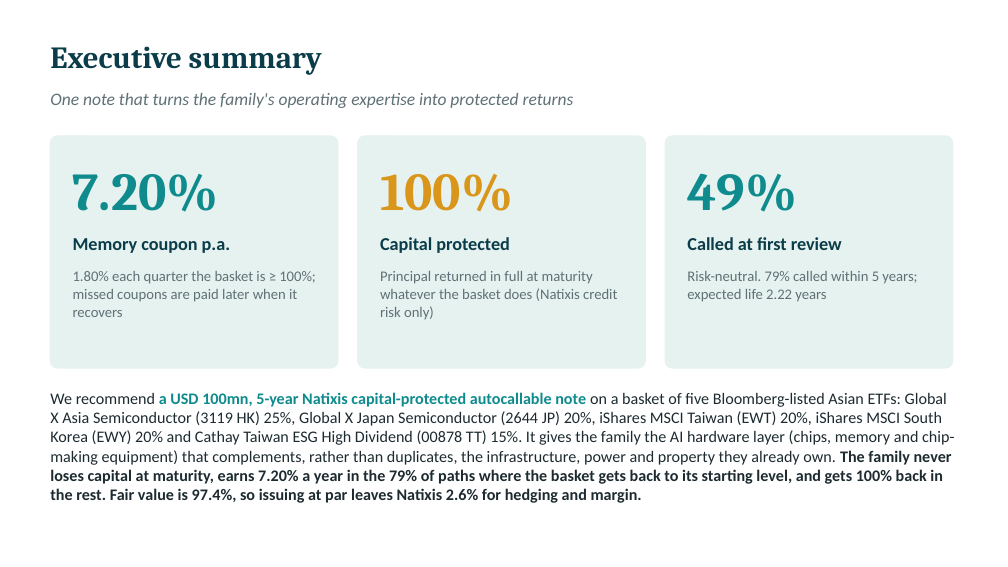
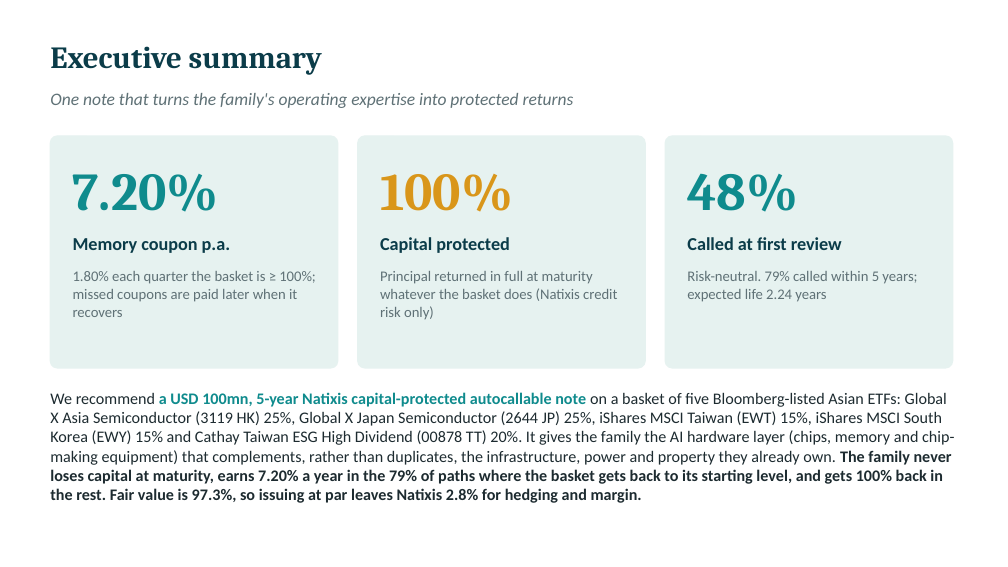
Before and after one commit to benjaminlhl/natixis-case-comp, a slide deck: slide 3 of deck/Asian-Digital-Autocallable-Note.pptx. Drawn at 1008x567 pixels with LibreOffice and Linux fonts; fonts in the diff are those of the drawing. Boxes give left, top, right and bottom in pixels: in the first picture for what was removed or moved away, otherwise in the second. Text is boxed around its words. In the diff, an @@ line names an element or a change of style, - is before the commit and + after.

```diff
--- a/deck/Asian-Digital-Autocallable-Note.pptx
+++ b/deck/Asian-Digital-Autocallable-Note.pptx
@@ text at <box>687,174,798,212</box>: text changed @@
-49%
+48%
@@ text at <box>687,271,917,302</box>: text changed @@
-Risk-neutral. 79% called within 5 years; expected life 2.22 years
+Risk-neutral. 79% called within 5 years; expected life 2.24 years
@@ text at <box>50,392,954,503</box>: text changed @@
-We recommend a USD 100mn, 5-year Natixis capital-protected autocallable note on a basket of five Bloomberg-listed Asian ETFs: Global X Asia Semiconductor (3119 HK) 25%, Global X Japan Semiconductor (2644 JP) 20%, iShares MSCI Taiwan (EWT) 20%, iShares MSCI South Korea (EWY) 20% and Cathay Taiwan ESG High Dividend (00878 TT) 15%. It gives the family the AI hardware layer (chips, memory and chip-making equipment) that complements, rather than duplicates, the infrastructure, power and property they already own. The family never loses capital at maturity, earns 7.20% a year in the 79% of paths where the basket gets back to its starting level, and gets 100% back in the rest. Fair value is 97.4%, so issuing at par leaves Natixis 2.6% for hedging and margin.
+We recommend a USD 100mn, 5-year Natixis capital-protected autocallable note on a basket of five Bloomberg-listed Asian ETFs: Global X Asia Semiconductor (3119 HK) 25%, Global X Japan Semiconductor (2644 JP) 25%, iShares MSCI Taiwan (EWT) 15%, iShares MSCI South Korea (EWY) 15% and Cathay Taiwan ESG High Dividend (00878 TT) 20%. It gives the family the AI hardware layer (chips, memory and chip-making equipment) that complements, rather than duplicates, the infrastructure, power and property they already own. The family never loses capital at maturity, earns 7.20% a year in the 79% of paths where the basket gets back to its starting level, and gets 100% back in the rest. Fair value is 97.3%, so issuing at par leaves Natixis 2.8% for hedging and margin.
```
Also in this commit, not shown: 9 other slides changed, 10 other files.
